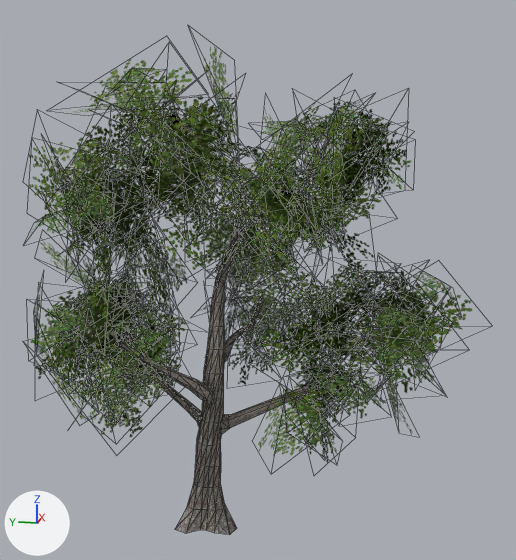
Two versions of the Blender file Assets/BlenderSourceFiles/Broadleaf_Desktop_LOD2.blend, one commit apart.
One viewpoint serves both versions: a camera (50 mm lens) standing at (-12.94, -3.7, 8.33) and looking at (0.63, -0.98, 4.94). The axes (+X, +Y, +Z) are drawn at lower left. The lights are the same throughout. Mesh edges are drawn as thin lines.

The first picture shows 'Broadleaf_Desktop_LOD2'.
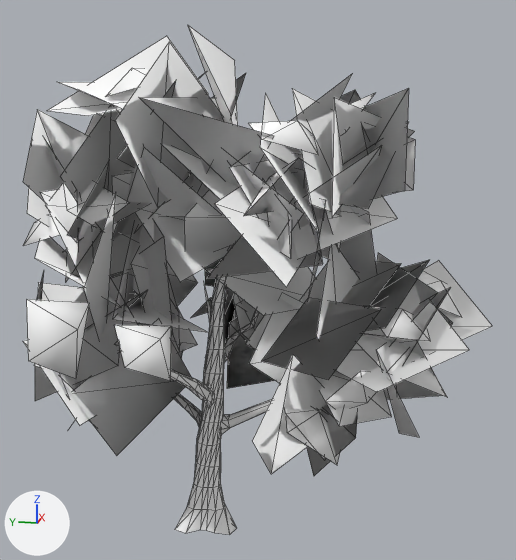
Patch to the scene script:
```diff
--- a/Assets/BlenderSourceFiles/Broadleaf_Desktop_LOD2.blend.py
+++ b/Assets/BlenderSourceFiles/Broadleaf_Desktop_LOD2.blend.py
@@ mat_branches_1 @@
 n0 = _N.new('ShaderNodeBsdfPrincipled'); n0.name = 'Principled BSDF'
+n0.inputs[0].default_value = (1.0, 1.0, 1.0, 1.0)  # 'Base Color', white #ffffff
 n0.inputs[2].default_value = 0.553  # 'Roughness'
 n1 = _N.new('ShaderNodeOutputMaterial'); n1.name = 'Material Output'
-n2 = _N.new('ShaderNodeTexImage'); n2.name = 'Image Texture'
-n2.image = img_diffusecolor_texture_1
-n3 = _N.new('ShaderNodeTexImage'); n3.name = 'Image Texture.001'
-n3.image = img_diffusecolor_texture_1_001
 _L.new(n0.outputs[0], n1.inputs[0])  # 'BSDF' to 'Surface'
-_L.new(n2.outputs[0], n0.inputs[0])  # 'Color' to 'Base Color'
-_L.new(n3.outputs[1], n0.inputs[4])  # 'Alpha' to 'Alpha'
@@ mat_leaves_3 @@
 n0 = _N.new('ShaderNodeBsdfPrincipled'); n0.name = 'Principled BSDF'
+n0.inputs[0].default_value = (1.0, 1.0, 1.0, 1.0)  # 'Base Color', white #ffffff
 n0.inputs[2].default_value = 0.553  # 'Roughness'
 n1 = _N.new('ShaderNodeOutputMaterial'); n1.name = 'Material Output'
-n2 = _N.new('ShaderNodeTexImage'); n2.name = 'Image Texture'
-n2.image = img_diffusecolor_texture
-n3 = _N.new('ShaderNodeTexImage'); n3.name = 'Image Texture.001'
-n3.image = img_diffusecolor_texture_002
 _L.new(n0.outputs[0], n1.inputs[0])  # 'BSDF' to 'Surface'
-_L.new(n2.outputs[0], n0.inputs[0])  # 'Color' to 'Base Color'
-_L.new(n3.outputs[1], n0.inputs[4])  # 'Alpha' to 'Alpha'
@@ mat_branches_0 @@
 n0 = _N.new('ShaderNodeBsdfPrincipled'); n0.name = 'Principled BSDF'
+n0.inputs[0].default_value = (1.0, 1.0, 1.0, 1.0)  # 'Base Color', white #ffffff
 n0.inputs[2].default_value = 0.553  # 'Roughness'
 n1 = _N.new('ShaderNodeOutputMaterial'); n1.name = 'Material Output'
-n2 = _N.new('ShaderNodeTexImage'); n2.name = 'Image Texture'
-n2.image = img_diffusecolor_texture_1
-n3 = _N.new('ShaderNodeTexImage'); n3.name = 'Image Texture.001'
-n3.image = img_diffusecolor_texture_1_002
 _L.new(n0.outputs[0], n1.inputs[0])  # 'BSDF' to 'Surface'
-_L.new(n2.outputs[0], n0.inputs[0])  # 'Color' to 'Base Color'
-_L.new(n3.outputs[1], n0.inputs[4])  # 'Alpha' to 'Alpha'
@@ mat_facingleaves_4 @@
 n0 = _N.new('ShaderNodeBsdfPrincipled'); n0.name = 'Principled BSDF'
+n0.inputs[0].default_value = (1.0, 1.0, 1.0, 1.0)  # 'Base Color', white #ffffff
 n0.inputs[2].default_value = 0.553  # 'Roughness'
 n1 = _N.new('ShaderNodeOutputMaterial'); n1.name = 'Material Output'
-n2 = _N.new('ShaderNodeTexImage'); n2.name = 'Image Texture'
-n2.image = img_diffusecolor_texture
-n3 = _N.new('ShaderNodeTexImage'); n3.name = 'Image Texture.001'
-n3.image = img_diffusecolor_texture_003
 _L.new(n0.outputs[0], n1.inputs[0])  # 'BSDF' to 'Surface'
-_L.new(n2.outputs[0], n0.inputs[0])  # 'Color' to 'Base Color'
-_L.new(n3.outputs[1], n0.inputs[4])  # 'Alpha' to 'Alpha'
```

Location of each change, (x1, y1, x2, y2) in pixels of the pictures (516 x 560 px):
'Broadleaf_Desktop_LOD2', surface changed: (23, 25, 492, 535) in both
